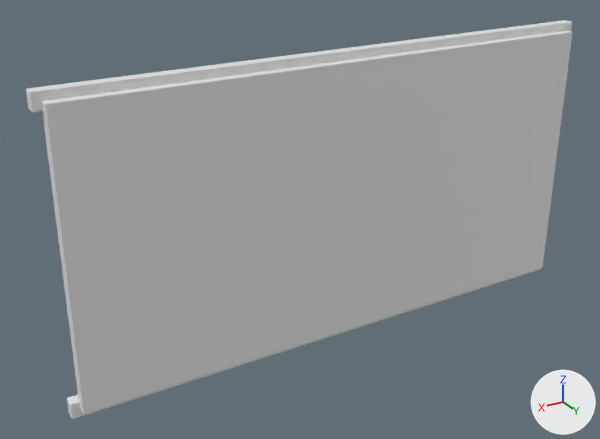
The FBX model Unity/Assets/3D/Props/board.fbx as it was, and as the next commit left it.
Camera for both pictures: a 50 mm lens placed at (6.11, 8.97, 6.36), pointed at (0.6, -0.22, 1.77). The lights are fixed; the arrows at lower right show +X, +Y and +Z. Where no turn or scale is listed for an object, it has been applied to the vertices.

Before the edit, the objects in view are built like this:
```python
me_plane_006 = bpy.data.meshes.new('Plane.006')
me_plane_006.from_pydata(...)  # 496 vertices, 490 faces; spans x -4.11..4.11, y -0.13..0.17, z -0.12..4.12
ob_board = bpy.data.objects.new('board', me_plane_006)
ob_board.location = (0.0, 0.0, 0.0)
```
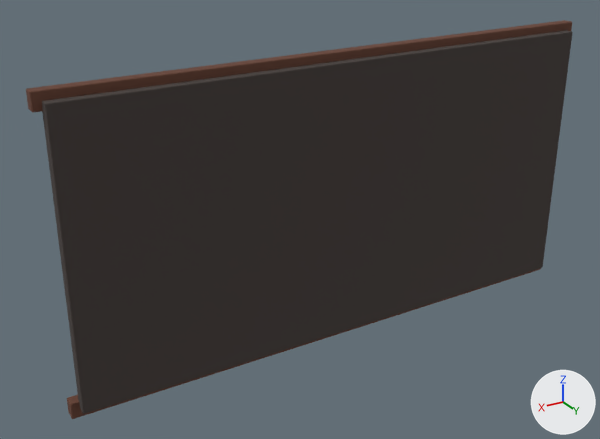
Where the change shows, as pixel boxes [x1, y1, x2, y2] in the pictures (600 x 439 px):
part 1 of me_plane_006, recoloured (grey to brown)
    both: [26, 20, 572, 419]
part 2 of me_plane_006, recoloured
    both: [42, 30, 573, 414]

The change, as a diff of the scene's bpy script:
```diff
--- a/Unity/Assets/3D/Props/board.fbx.py
+++ b/Unity/Assets/3D/Props/board.fbx.py
@@ mat_gray @@
+mat_gray = principled_material('Gray')
+mat_gray.base_color = (0.0607, 0.0478, 0.0432)  # dark grey #463e3b
+mat_gray.roughness = 1.0
@@ mat_bois_01 @@
+mat_bois_01 = principled_material('Bois_01')
+mat_bois_01.base_color = (0.133, 0.0528, 0.0324)  # brown #664132
+mat_bois_01.roughness = 1.0
@@ me_plane_006 @@
 me_plane_006.from_pydata(...)  # 496 vertices, 490 faces; spans x -4.11..4.11, y -0.13..0.17, z -0.12..4.12
 # used by ob_board; location = (0.0, 0.0, 0.0)
+# me_plane_006 part 1: 170 of the faces centred in x 0.0..4.11, y -0.13..0.04, z -0.12..4.12 switch from no material to mat_bois_01 (brown #664132)
+# me_plane_006 part 2: 190 of the faces centred in x -4.0..4.0, y 0.0..0.17, z 0.0..4.0 switch from no material to mat_gray (dark grey #463e3b)
```
